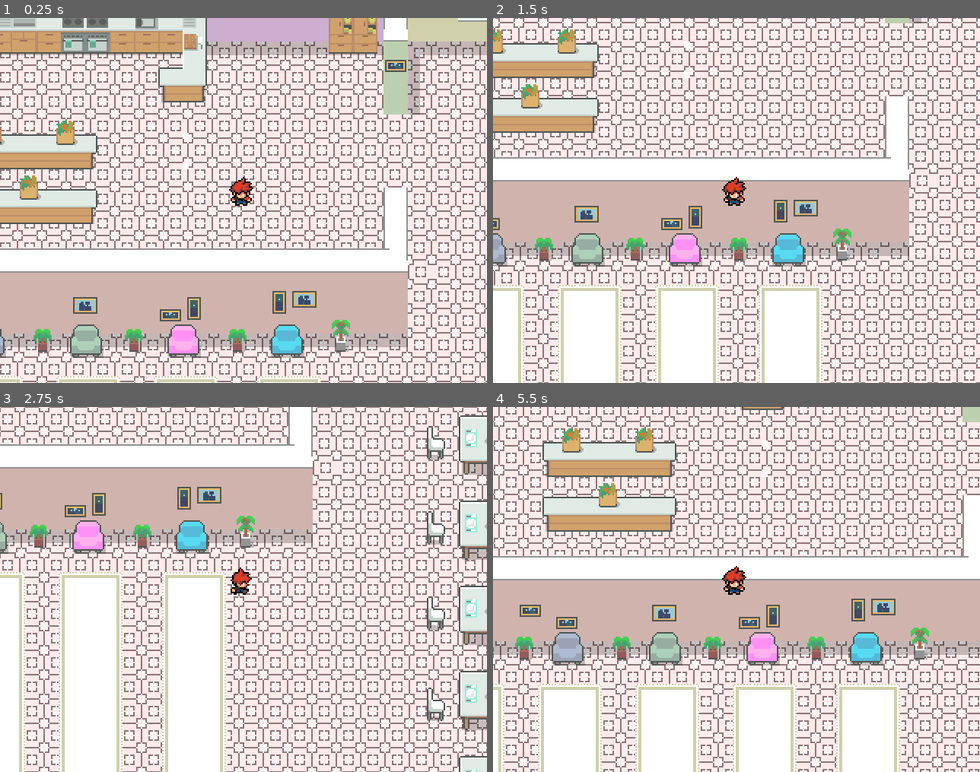
Above: before the commit, frames 1-4 (two rows, left to right).
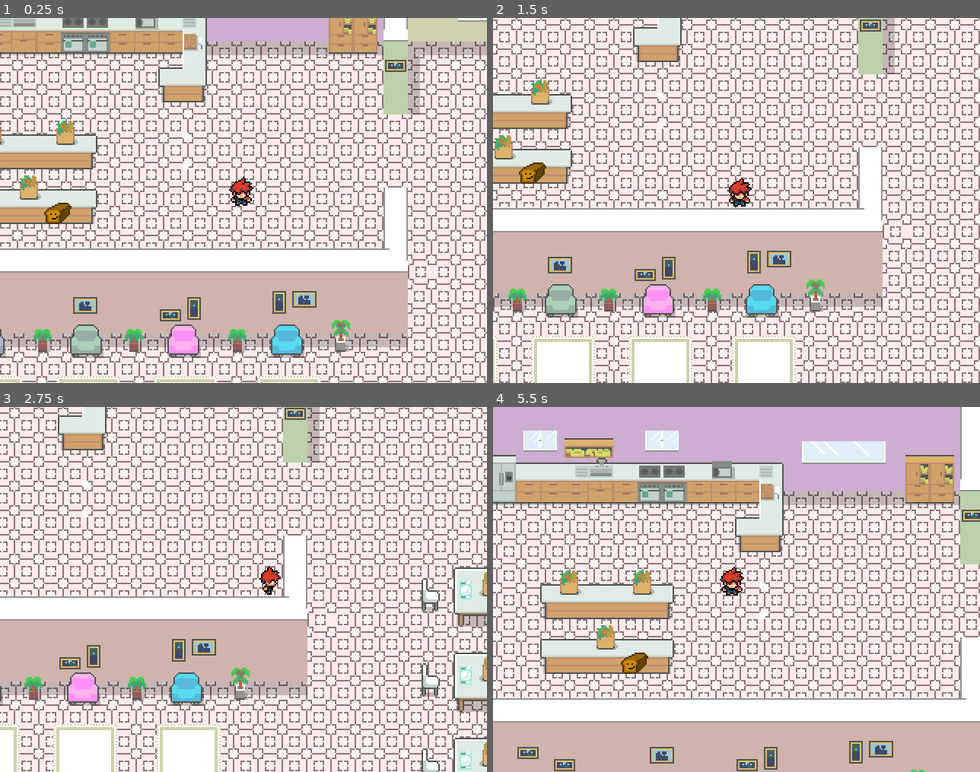
Above: after the commit, the same moments.

Repository: RokaRoka/get-this-bread
Game: Godot game, scene res://Tilemap.tscn
The game is run twice, just before and just after one commit, with the same random seed, the same clock (stepped at 60 frames per second) and the same inputs.
Inputs:
- Up to frame 1 (0.25 s): no input
- Up to frame 2 (1.5 s): tap Enter (ui_accept) at 0.5, 0.6, 0.77, 1.07, 1.35 s; hold Right (ui_right) 0.53-1.28 s; hold Down (ui_down) from 1.28 s (still down)
- Up to frame 3 (2.75 s): tap Enter (ui_accept) at 1.52, 1.82, 2.1 s; release Down (ui_down) at 2.03 s; hold Right (ui_right) from 2.03 s (still down)
- Up to frame 4 (5.5 s): release Right (ui_right) at 2.78 s; hold Up (ui_up) 2.78-3.53 s; tap Enter (ui_accept) at 2.85, 3.02, 3.32, 3.6, 3.77, 4.07, 4.35, 4.52, 4.82, 5.1 s; hold Left (ui_left) 3.53-5.03 s; hold Down (ui_down) from 5.03 s (still down)

The runs differ from the first frame. In frame 1, 0.2% of the frame differs, in the area x 9-15%, y 50-57%; in frame 2, 57%; in frame 3, 58%; in frame 4, 77%, in the area x 0-100%, y 0-100%.

Commit message:
Player and Bread teleport inbounds

Diff:
--- a/Bread/Bread.gd
+++ b/Bread/Bread.gd
@@ -12,9 +12,9 @@
 
 func _ready():
 	if !Engine.editor_hint:
-		nav2D = get_node("/root/Scene/Navigation2D")
-		player = get_node("/root/Scene/YSort/Player")
-		quipper = get_node("/root/World/GUI/Quipper")
+		nav2D = get_tree().current_scene.get_node("Navigation2D")
+		player = get_tree().current_scene.get_node("YSort/Player")
+		quipper = get_tree().current_scene.get_node("GUI/Quipper")
 		$Teleporter.connect("teleport_finished", self, "teleportDone")
 
 func _physics_process(delta):
@@ -22,21 +22,32 @@
 		var distanceToPlayer =  player.position.distance_to(position)
 		if distanceToPlayer < playerDetectionRadius:
 			# we want to teleport away from the player, if possible
-			var destination = Vector2()
+			var destination = position
 			var closestPoint = Vector2()
-			destination = -position.direction_to(player.position).normalized() * teleportDistance
-			closestPoint = nav2D.get_closest_point(position + destination)
-			if position + destination == closestPoint:
+			var teleportVector = -position.direction_to(player.position).normalized() * teleportDistance
+			closestPoint = nav2D.get_closest_point(teleportVector + position)
+			if destination + teleportVector == closestPoint and checkInBounds(closestPoint): # try away from player
 				print("nyoom time")
-				$Teleporter.goto(closestPoint)
-				teleporting = true
-			else:
+				destination = closestPoint
+			elif checkInBounds(destination - teleportVector): #try behind player
 				print("I'm behind you :)")
-				$Teleporter.goto(-destination + position)
-				teleporting = true
-			# if we can't do that, we teleport behind the player
-			# if we can't do that, we teleport to the left
-			# if we can't do that, we teleport to the right
+				destination -= teleportVector
+			#LMAO uh. if we hit else, teleport in place???? cool.
+			$Teleporter.goto(destination)
+			teleporting = true
+
+func checkInBounds(var destination) -> bool:
+	var ground_tilemap:TileMap = get_tree().current_scene.get_node("Tiles+Walls")
+	var tilePos = ground_tilemap.world_to_map(destination)
+	var destTile = ground_tilemap.get_cell(tilePos.x, tilePos.y)
+	if destTile != TileMap.INVALID_CELL:
+		var destTileName = ground_tilemap.tile_set.tile_get_name(destTile)
+		if destTileName == "Walls":
+			return false
+		else:
+			return true
+	else:
+		return false
 
 func teleportDone():
 	teleporting = false
--- a/Player.gd
+++ b/Player.gd
@@ -32,6 +32,7 @@
 
 	if Input.is_action_just_pressed("ui_accept"):
 		startTeleport()
+		velocity = Vector2()
 
 
 	if velocity.x > 0:
@@ -63,8 +64,6 @@
 			lastDir = "Down"
 		else: # both x and y are 0
 			$AnimationPlayer.stop(true)
-
-
 	velocity = move_and_slide(velocity)
 
 func startTeleport():
@@ -87,7 +86,44 @@
 			dir = Vector2.LEFT
 		"UL":
 			dir = Vector2.UP + Vector2.LEFT
-	$Teleporter.goto(position + dir * teleportDist)
+
+	var destination = position + dir * teleportDist
+	if checkInBounds(destination):
+		$Teleporter.goto(destination)
+	else:
+		#get position closest to player
+		destination = closestCollisionToPlayer(destination)
+		$Teleporter.goto(destination)
+
+func checkInBounds(var destination) -> bool:
+	var ground_tilemap:TileMap = get_tree().current_scene.get_node("Tiles+Walls")
+	var tilePos = ground_tilemap.world_to_map(destination)
+	var destTile = ground_tilemap.get_cell(tilePos.x, tilePos.y)
+	if destTile != TileMap.INVALID_CELL:
+		var destTileName = ground_tilemap.tile_set.tile_get_name(destTile)
+		if destTileName == "Walls":
+			return false
+		else:
+			return true
+	else:
+		return false
+
+func closestCollisionToPlayer(var destination) -> Vector2:
+	$TeleportCast.position = Vector2()
+	$TeleportCast.cast_to = destination - position
+	$TeleportCast.force_raycast_update()
+	if !$TeleportCast.is_colliding():
+		return destination
+	var coll_pt = $TeleportCast.get_collision_point()
+	return coll_pt
+
+func closestCollisionToDestination(var destination) -> Vector2:
+	$TeleportCast.cast_to = position - destination
+	$TeleportCast.force_raycast_update()
+	if !$TeleportCast.is_colliding():
+		return destination
+	var coll_pt = $TeleportCast.get_collision_point()
+	return coll_pt
 
 func teleportDone():
 	teleporting = false
--- a/Player.tscn
+++ b/Player.tscn
@@ -233,3 +233,7 @@
 anims/walkLeft = SubResource( 11 )
 anims/walkRight = SubResource( 12 )
 anims/walkUp = SubResource( 13 )
+
+[node name="TeleportCast" type="RayCast2D" parent="."]
+enabled = true
+cast_to = Vector2( 25, 25 )
--- a/Tilemap.tscn
+++ b/Tilemap.tscn
@@ -1,8 +1,9 @@
-[gd_scene load_steps=49 format=2]
+[gd_scene load_steps=50 format=2]
 
 [ext_resource path="res://resources/Kitchen and more tileset [16x16]/tileset.png" type="Texture" id=1]
 [ext_resource path="res://Player.tscn" type="PackedScene" id=2]
 [ext_resource path="res://Bread/Bread.tscn" type="PackedScene" id=3]
+[ext_resource path="res://Bread/Quipper.tscn" type="PackedScene" id=4]
 
 [sub_resource type="ConvexPolygonShape2D" id=1]
 points = PoolVector2Array( 16, 16, 0, 16, 0, 0, 16, 0 )
@@ -239,91 +240,91 @@
 3/shapes = [  ]
 3/z_index = 0
 
-[sub_resource type="ConvexPolygonShape2D" id=12]
+[sub_resource type="ConvexPolygonShape2D" id=13]
 points = PoolVector2Array( 0, 0, 8, 0, 8, 8, 0, 8 )
 
+[sub_resource type="ConvexPolygonShape2D" id=14]
+points = PoolVector2Array( 11.1572, 23.2417, 4.85851, 23.2417, 4.85851, 10.8058, 11.1572, 10.8058 )
+
+[sub_resource type="ConvexPolygonShape2D" id=15]
+points = PoolVector2Array( 0, 0, 16, 0, 16, 32, 0, 32 )
+
+[sub_resource type="ConvexPolygonShape2D" id=16]
+points = PoolVector2Array( 0, 0, 32, 0, 32, 48, 0, 48 )
+
+[sub_resource type="ConvexPolygonShape2D" id=17]
+points = PoolVector2Array( 1.94673, 6.51349, 12.3286, 6.51349, 12.3286, 20.9141, 1.94673, 20.9141 )
+
+[sub_resource type="ConvexPolygonShape2D" id=18]
+points = PoolVector2Array( 2.28163, 6.59473, 12.3286, 6.59473, 12.3286, 20.9953, 2.28163, 20.9953 )
+
+[sub_resource type="ConvexPolygonShape2D" id=19]
+points = PoolVector2Array( 1.61183, 7.3335, 11.9937, 7.3335, 11.9937, 20.7294, 1.61183, 20.7294 )
+
+[sub_resource type="ConvexPolygonShape2D" id=20]
+points = PoolVector2Array( 1.94673, 7.48367, 11.9937, 7.48367, 11.9937, 20.2098, 1.94673, 20.2098 )
+
+[sub_resource type="ConvexPolygonShape2D" id=21]
+points = PoolVector2Array( 1.94673, 6.96411, 12.3286, 6.96411, 12.3286, 20.36, 1.94673, 20.36 )
+
+[sub_resource type="ConvexPolygonShape2D" id=22]
+points = PoolVector2Array( 1.94673, 7.44922, 12.3286, 7.44922, 12.3286, 20.8451, 1.94673, 20.8451 )
+
+[sub_resource type="ConvexPolygonShape2D" id=23]
+points = PoolVector2Array( 28.222, 16, 3.80241, 16, 3.80241, 0.56778, 28.222, 0.56778 )
+
+[sub_resource type="ConvexPolygonShape2D" id=24]
+points = PoolVector2Array( 0, 0, 32, 0, 32, 24, 0, 24 )
+
+[sub_resource type="ConvexPolygonShape2D" id=25]
+points = PoolVector2Array( 0, 0, 16, 0, 16, 64, 0, 64 )
+
+[sub_resource type="ConvexPolygonShape2D" id=26]
+points = PoolVector2Array( 16, 24, 0, 24, 0, 7.19447, 16, 7.28793 )
+
+[sub_resource type="ConvexPolygonShape2D" id=27]
+points = PoolVector2Array( 4.82064, 7.12939, 11.0117, 7.12939, 11.0117, 15.8776, 4.68605, 16 )
+
+[sub_resource type="ConvexPolygonShape2D" id=28]
+points = PoolVector2Array( 16, 24, 0, 24, 0.145386, 7.25977, 16, 7.28793 )
+
+[sub_resource type="ConvexPolygonShape2D" id=29]
+points = PoolVector2Array( 16, 24, 0, 24, 0.205841, 7.30618, 15.9526, 7.30618 )
+
+[sub_resource type="ConvexPolygonShape2D" id=30]
+points = PoolVector2Array( 0, 0, 4, 0, 4, 4, 0, 4 )
+
+[sub_resource type="ConvexPolygonShape2D" id=31]
+points = PoolVector2Array( 46.8499, 38.7243, 1.14388, 38.7243, 1.14388, 1.90103, 46.8499, 1.90103 )
+
+[sub_resource type="ConvexPolygonShape2D" id=32]
+points = PoolVector2Array( 26.8043, 24.8639, 6.0406, 24.8639, 6.0406, 11.468, 26.8043, 11.468 )
+
+[sub_resource type="ConvexPolygonShape2D" id=33]
+points = PoolVector2Array( 26.8043, 25.2333, 6.7104, 25.2333, 6.7104, 11.8373, 26.8043, 11.8373 )
+
 [sub_resource type="ConvexPolygonShape2D" id=34]
-points = PoolVector2Array( 11.1572, 23.2417, 4.85851, 23.2417, 4.85851, 10.8058, 11.1572, 10.8058 )
-
-[sub_resource type="ConvexPolygonShape2D" id=63]
+points = PoolVector2Array( 26.4694, 24.0439, 6.7104, 24.0439, 6.7104, 11.9875, 26.4694, 11.9875 )
+
+[sub_resource type="ConvexPolygonShape2D" id=35]
+points = PoolVector2Array( 26.8043, 24.4133, 6.7104, 24.4133, 6.7104, 12.022, 26.8043, 12.022 )
+
+[sub_resource type="ConvexPolygonShape2D" id=36]
+points = PoolVector2Array( 26.4694, 25.2678, 6.7104, 25.2678, 6.7104, 11.537, 26.4694, 11.537 )
+
+[sub_resource type="ConvexPolygonShape2D" id=37]
+points = PoolVector2Array( 26.1345, 24.6792, 6.3755, 24.6792, 6.3755, 12.288, 26.1345, 12.288 )
+
+[sub_resource type="ConvexPolygonShape2D" id=38]
 points = PoolVector2Array( 0, 0, 16, 0, 16, 32, 0, 32 )
-
-[sub_resource type="ConvexPolygonShape2D" id=64]
-points = PoolVector2Array( 0, 0, 32, 0, 32, 48, 0, 48 )
-
-[sub_resource type="ConvexPolygonShape2D" id=43]
-points = PoolVector2Array( 1.94673, 6.51349, 12.3286, 6.51349, 12.3286, 20.9141, 1.94673, 20.9141 )
-
-[sub_resource type="ConvexPolygonShape2D" id=44]
-points = PoolVector2Array( 2.28163, 6.59473, 12.3286, 6.59473, 12.3286, 20.9953, 2.28163, 20.9953 )
-
-[sub_resource type="ConvexPolygonShape2D" id=45]
-points = PoolVector2Array( 1.61183, 7.3335, 11.9937, 7.3335, 11.9937, 20.7294, 1.61183, 20.7294 )
-
-[sub_resource type="ConvexPolygonShape2D" id=46]
-points = PoolVector2Array( 1.94673, 7.48367, 11.9937, 7.48367, 11.9937, 20.2098, 1.94673, 20.2098 )
-
-[sub_resource type="ConvexPolygonShape2D" id=47]
-points = PoolVector2Array( 1.94673, 6.96411, 12.3286, 6.96411, 12.3286, 20.36, 1.94673, 20.36 )
-
-[sub_resource type="ConvexPolygonShape2D" id=48]
-points = PoolVector2Array( 1.94673, 7.44922, 12.3286, 7.44922, 12.3286, 20.8451, 1.94673, 20.8451 )
-
-[sub_resource type="ConvexPolygonShape2D" id=42]
-points = PoolVector2Array( 28.222, 16, 3.80241, 16, 3.80241, 0.56778, 28.222, 0.56778 )
-
-[sub_resource type="ConvexPolygonShape2D" id=49]
-points = PoolVector2Array( 0, 0, 32, 0, 32, 24, 0, 24 )
-
-[sub_resource type="ConvexPolygonShape2D" id=50]
-points = PoolVector2Array( 0, 0, 16, 0, 16, 64, 0, 64 )
-
-[sub_resource type="ConvexPolygonShape2D" id=55]
-points = PoolVector2Array( 16, 24, 0, 24, 0, 7.19447, 16, 7.28793 )
-
-[sub_resource type="ConvexPolygonShape2D" id=14]
-points = PoolVector2Array( 4.82064, 7.12939, 11.0117, 7.12939, 11.0117, 15.8776, 4.68605, 16 )
-
-[sub_resource type="ConvexPolygonShape2D" id=56]
-points = PoolVector2Array( 16, 24, 0, 24, 0.145386, 7.25977, 16, 7.28793 )
-
-[sub_resource type="ConvexPolygonShape2D" id=57]
-points = PoolVector2Array( 16, 24, 0, 24, 0.205841, 7.30618, 15.9526, 7.30618 )
-
-[sub_resource type="ConvexPolygonShape2D" id=61]
-points = PoolVector2Array( 0, 0, 4, 0, 4, 4, 0, 4 )
-
-[sub_resource type="ConvexPolygonShape2D" id=35]
-points = PoolVector2Array( 46.8499, 38.7243, 1.14388, 38.7243, 1.14388, 1.90103, 46.8499, 1.90103 )
-
-[sub_resource type="ConvexPolygonShape2D" id=28]
-points = PoolVector2Array( 26.8043, 24.8639, 6.0406, 24.8639, 6.0406, 11.468, 26.8043, 11.468 )
-
-[sub_resource type="ConvexPolygonShape2D" id=29]
-points = PoolVector2Array( 26.8043, 25.2333, 6.7104, 25.2333, 6.7104, 11.8373, 26.8043, 11.8373 )
-
-[sub_resource type="ConvexPolygonShape2D" id=30]
-points = PoolVector2Array( 26.4694, 24.0439, 6.7104, 24.0439, 6.7104, 11.9875, 26.4694, 11.9875 )
-
-[sub_resource type="ConvexPolygonShape2D" id=31]
-points = PoolVector2Array( 26.8043, 24.4133, 6.7104, 24.4133, 6.7104, 12.022, 26.8043, 12.022 )
-
-[sub_resource type="ConvexPolygonShape2D" id=32]
-points = PoolVector2Array( 26.4694, 25.2678, 6.7104, 25.2678, 6.7104, 11.537, 26.4694, 11.537 )
-
-[sub_resource type="ConvexPolygonShape2D" id=33]
-points = PoolVector2Array( 26.1345, 24.6792, 6.3755, 24.6792, 6.3755, 12.288, 26.1345, 12.288 )
-
-[sub_resource type="ConvexPolygonShape2D" id=37]
-points = PoolVector2Array( 0, 0, 16, 0, 16, 32, 0, 32 )
-
-[sub_resource type="ConvexPolygonShape2D" id=38]
-points = PoolVector2Array( 0, 0, 16, 0, 16, 28, 0, 28 )
 
 [sub_resource type="ConvexPolygonShape2D" id=39]
 points = PoolVector2Array( 0, 0, 16, 0, 16, 28, 0, 28 )
 
-[sub_resource type="TileSet" id=16]
+[sub_resource type="ConvexPolygonShape2D" id=40]
+points = PoolVector2Array( 0, 0, 16, 0, 16, 28, 0, 28 )
+
+[sub_resource type="TileSet" id=41]
 0/name = "wall top"
 0/texture = ExtResource( 1 )
 0/tex_offset = Vector2( 0, 0 )
@@ -981,9 +982,11 @@
 position = Vector2( 1.07377, 0.137024 )
 current = true
 zoom = Vector2( 0.5, 0.5 )
+smoothing_enabled = true
+editor_draw_drag_margin = true
 
 [node name="Main Objects" type="TileMap" parent="YSort"]
-tile_set = SubResource( 16 )
+tile_set = SubResource( 41 )
 cell_size = Vector2( 4, 4 )
 cell_tile_origin = 2
 cell_y_sort = true
@@ -991,17 +994,27 @@
 tile_data = PoolIntArray( -65538, -2147483626, 0, -65537, -2147483626, 0, -131072, 1073741824, 0, -131071, 1073741824,  …(32153 unchanged characters)…
 
 [node name="Extras" type="TileMap" parent="."]
-tile_set = SubResource( 17 )
+tile_set = SubResource( 44 )
 cell_size = Vector2( 4, 4 )
 format = 1
 tile_data = PoolIntArray( 589847, 6, 0, 589867, 6, 0, 655429, 536870917, 0, 655467, 536870916, 0, 655499, 536870916, 0, …(786 unchanged characters)…
 
 [node name="Bread" parent="." instance=ExtResource( 3 )]
-visible = false
 position = Vector2( 169.999, 192.999 )
 
 [node name="Navigation2D" type="Navigation2D" parent="."]
 visible = false
 
 [node name="NavigationPolygonInstance" type="NavigationPolygonInstance" parent="Navigation2D"]
-navpoly = SubResource( 41 )
+navpoly = SubResource( 45 )
+
+[node name="GUI" type="CanvasLayer" parent="."]
+
+[node name="Quipper" parent="GUI" instance=ExtResource( 4 )]
+visible = false
+anchor_left = 0.5
+anchor_top = 1.0
+anchor_right = 0.5
+anchor_bottom = 1.0
+margin_top = -33.0
+margin_bottom = 0.0
Not shown: 23 places in Tilemap.tscn that only renumber resources
